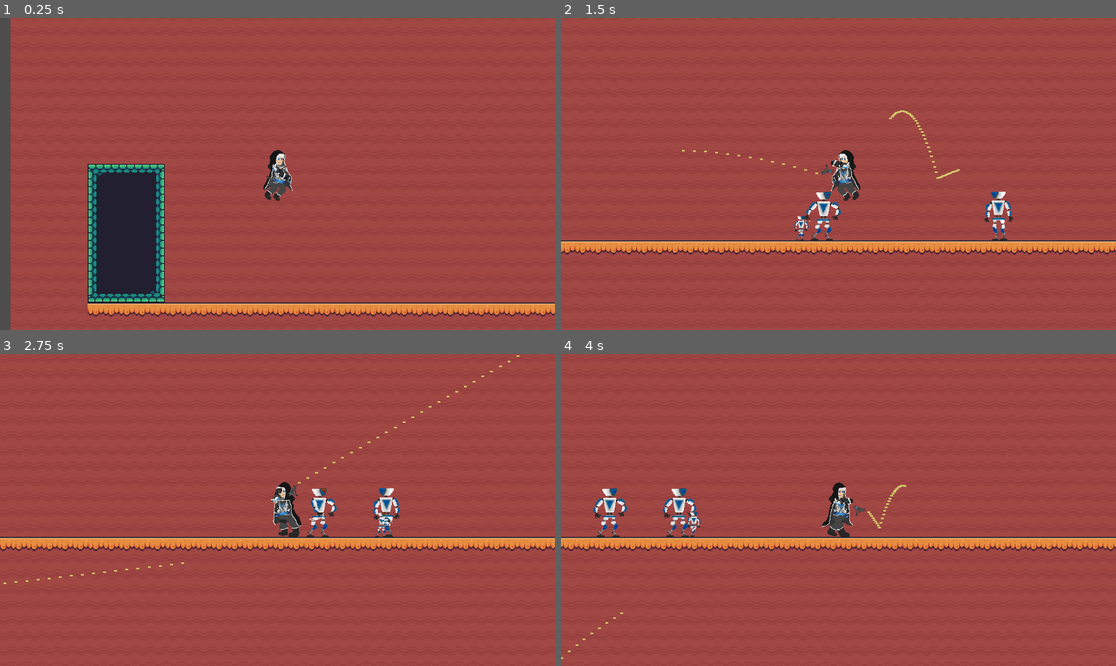
Above: before the commit, frames 1-4 (two rows, left to right).
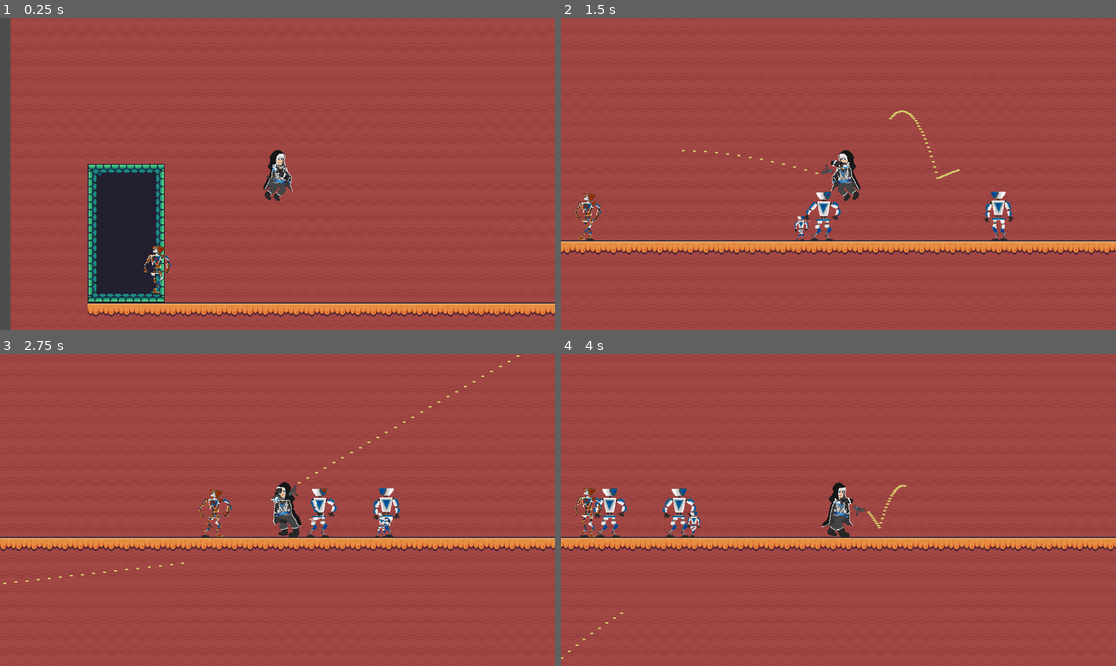
Above: after the commit, the same moments.

Repository: StarCookie256/kill-all-robots-game
Game: Godot game, scene res://scenes/Main/main.tscn
The game is run twice, just before and just after one commit, with the same random seed, the same clock (stepped at 60 frames per second) and the same inputs.
Inputs (mouse positions are in pixels of both pictures, inside the frame that each line leads up to):
- Up to frame 1 (0.25 s): no input
- Up to frame 2 (1.5 s): move the mouse to (960, 158) at 0.52 s; press the mouse at (960, 158) at 0.53 s; hold D (move_right) from 0.53 s (still down); tap W (move_jump) at 0.77 s; move the mouse to (727, 189) at 1.27 s; release the mouse at (727, 189) at 1.28 s; click (727, 189) at 1.35 s
- Up to frame 3 (2.75 s): tap W (move_jump) at 1.52 s; move the mouse to (333, 441) at 2.02 s; release D (move_right) at 2.03 s; press the mouse at (333, 441) at 2.03 s; hold A (move_left) from 2.03 s (still down)
- Up to frame 4 (4 s): move the mouse to (810, 572) at 2.77 s; release A (move_left) at 2.78 s; release the mouse at (810, 572) at 2.78 s; hold D (move_right) from 2.78 s (still down); click (810, 572) at 2.85 s; tap W (move_jump) at 3.02, 3.77 s; move the mouse to (1005, 556) at 3.52 s; press the mouse at (1005, 556) at 3.53 s

The runs differ from the first frame. In frame 1, 0.3% of the frame differs, in the area x 25-31%, y 73-89%; in frame 2, 0.3%; in frame 3, 0.3%, in the area x 35-42%, y 43-59%; in frame 4, 0.3%.

Commit message:
сделал еще одного врага, разобрался с наследованием, надо переделать обычного робота под наследование!!!! (я себе)

Diff:
--- /dev/null
+++ b/scenes/Enemies/Melee Wrecked Robot/melee_wrecked_robot.tscn
@@ -0,0 +1,179 @@
+[gd_scene load_steps=37 format=3 uid="uid://w08f0phyw8wm"]
+
+[ext_resource type="PackedScene" uid="uid://0ptp8qkr0gx6" path="res://scenes/Enemies/enemy_base.tscn" id="1_lxh8y"]
+[ext_resource type="Script" uid="uid://dp00w8gnfa5ee" path="res://scripts/Enemies/Melee Wrecked Robot/melee_wrecked_robot.gd" id="2_obsab"]
+[ext_resource type="Texture2D" uid="uid://n256blw7uifg" path="res://assets/Enemies/Melee Wrecked Robot/Attack/melee_wrecked_robot_attack1.png" id="3_76mp3"]
+[ext_resource type="Texture2D" uid="uid://dyeh16ruteb2o" path="res://assets/Enemies/Melee Wrecked Robot/Attack/melee_wrecked_robot_attack2.png" id="4_5njlc"]
+[ext_resource type="Texture2D" uid="uid://c53rc7si3wur4" path="res://assets/Enemies/Melee Wrecked Robot/Attack/melee_wrecked_robot_attack3.png" id="5_rdrek"]
+[ext_resource type="Texture2D" uid="uid://dcrbd3y78kkdc" path="res://assets/Enemies/Melee Wrecked Robot/Attack/melee_wrecked_robot_attack4.png" id="6_pwcxn"]
+[ext_resource type="Texture2D" uid="uid://bpw64ra1rgaap" path="res://assets/Enemies/Melee Wrecked Robot/Attack/melee_wrecked_robot_attack5.png" id="7_o4gfk"]
+[ext_resource type="Texture2D" uid="uid://3s2tbywhedyh" path="res://assets/Enemies/Melee Wrecked Robot/Attack/melee_wrecked_robot_attack6.png" id="8_3udm0"]
+[ext_resource type="Texture2D" uid="uid://dxsfs5ade20sp" path="res://assets/Enemies/Melee Wrecked Robot/Attack/melee_wrecked_robot_attack7.png" id="9_cblcp"]
+[ext_resource type="Texture2D" uid="uid://bt7h37gwqmexf" path="res://assets/Enemies/Melee Wrecked Robot/Attack/melee_wrecked_robot_attack8.png" id="10_ty1p3"]
+[ext_resource type="Texture2D" uid="uid://dt3557w1qe8lp" path="res://assets/Enemies/Melee Wrecked Robot/Attack/melee_wrecked_robot_attack9.png" id="11_ssm4e"]
+[ext_resource type="Texture2D" uid="uid://cr5f207yr45xe" path="res://assets/Enemies/Melee Wrecked Robot/Attack/melee_wrecked_robot_attack10.png" id="12_rhep3"]
+[ext_resource type="Texture2D" uid="uid://dil7wte1px6f0" path="res://assets/Enemies/Melee Wrecked Robot/Attack/melee_wrecked_robot_attack11.png" id="13_vetcw"]
+[ext_resource type="Texture2D" uid="uid://dgtm8eu6mnoyc" path="res://assets/Enemies/Melee Wrecked Robot/Attack/melee_wrecked_robot_attack12.png" id="14_0qwpn"]
+[ext_resource type="Texture2D" uid="uid://d1jskhgbq376o" path="res://assets/Enemies/Melee Wrecked Robot/Attack/melee_wrecked_robot_attack13.png" id="15_1js4c"]
+[ext_resource type="Texture2D" uid="uid://bn8dt5dl08yml" path="res://assets/Enemies/Melee Wrecked Robot/Attack/melee_wrecked_robot_attack14.png" id="16_30s1u"]
+[ext_resource type="Texture2D" uid="uid://bs2da4f7pnwn4" path="res://assets/Enemies/Melee Wrecked Robot/Attack/melee_wrecked_robot_attack15.png" id="17_8aqge"]
+[ext_resource type="Texture2D" uid="uid://d0omu35btp5gj" path="res://assets/Enemies/Melee Wrecked Robot/Attack/melee_wrecked_robot_attack16.png" id="18_l666w"]
+[ext_resource type="Texture2D" uid="uid://qocme7apnhoi" path="res://assets/Enemies/Melee Wrecked Robot/Attack/melee_wrecked_robot_attack17.png" id="19_7i10c"]
+[ext_resource type="Texture2D" uid="uid://c57gicbgimehk" path="res://assets/Enemies/Melee Wrecked Robot/Death/melee_wrecked_robot_death1.png" id="20_kwfik"]
+[ext_resource type="Texture2D" uid="uid://beps5jtnblmy7" path="res://assets/Enemies/Melee Wrecked Robot/Death/melee_wrecked_robot_death2.png" id="21_rjilc"]
+[ext_resource type="Texture2D" uid="uid://dhhjnn6ug8ru5" path="res://assets/Enemies/Melee Wrecked Robot/Death/melee_wrecked_robot_death3.png" id="22_cawp2"]
+[ext_resource type="Texture2D" uid="uid://dybsa2nwojwqk" path="res://assets/Enemies/Melee Wrecked Robot/Death/melee_wrecked_robot_death4.png" id="23_wao1m"]
+[ext_resource type="Texture2D" uid="uid://djfk5aqeur2fa" path="res://assets/Enemies/Melee Wrecked Robot/Death/melee_wrecked_robot_death5.png" id="24_dsd48"]
+[ext_resource type="Texture2D" uid="uid://bdar5rikrflgl" path="res://assets/Enemies/Melee Wrecked Robot/Death/melee_wrecked_robot_death6.png" id="25_rj4jg"]
+[ext_resource type="Texture2D" uid="uid://c3oup67i7eb4g" path="res://assets/Enemies/Melee Wrecked Robot/Death/melee_wrecked_robot_death7.png" id="26_t0ds4"]
+[ext_resource type="Texture2D" uid="uid://bnkosy2ufy3jf" path="res://assets/Enemies/Melee Wrecked Robot/Death/melee_wrecked_robot_death8.png" id="27_k6qq2"]
+[ext_resource type="Texture2D" uid="uid://c5vkn0sq1w326" path="res://assets/Enemies/Melee Wrecked Robot/Death/melee_wrecked_robot_death9.png" id="28_lm0s7"]
+[ext_resource type="Texture2D" uid="uid://bx52vpt0l6rag" path="res://assets/Enemies/Melee Wrecked Robot/Stay/melee_wrecked_robot_stay.png" id="29_qmtf5"]
+[ext_resource type="Texture2D" uid="uid://u8kwuqlautcc" path="res://assets/Enemies/Melee Wrecked Robot/Walk/melee_wrecked_robot_walk1.png" id="30_gjvx7"]
+[ext_resource type="Texture2D" uid="uid://cxkfpkp5yrhsk" path="res://assets/Enemies/Melee Wrecked Robot/Walk/melee_wrecked_robot_walk2.png" id="31_0gtxn"]
+[ext_resource type="Texture2D" uid="uid://cgoqfg5ip7scw" path="res://assets/Enemies/Melee Wrecked Robot/Walk/melee_wrecked_robot_walk3.png" id="32_3kbcj"]
+[ext_resource type="Texture2D" uid="uid://boc87emyvdat5" path="res://assets/Enemies/Melee Wrecked Robot/Walk/melee_wrecked_robot_walk4.png" id="33_2ulco"]
+
+[sub_resource type="RectangleShape2D" id="RectangleShape2D_67i2u"]
+size = Vector2(68, 98)
+
+[sub_resource type="SpriteFrames" id="SpriteFrames_tsmgn"]
+animations = [{
+"frames": [{
+"duration": 1.0,
+"texture": ExtResource("3_76mp3")
+}, {
+"duration": 1.0,
+"texture": ExtResource("4_5njlc")
+}, {
+"duration": 1.0,
+"texture": ExtResource("5_rdrek")
+}, {
+"duration": 1.0,
+"texture": ExtResource("6_pwcxn")
+}, {
+"duration": 1.0,
+"texture": ExtResource("7_o4gfk")
+}, {
+"duration": 1.0,
+"texture": ExtResource("8_3udm0")
+}, {
+"duration": 1.0,
+"texture": ExtResource("9_cblcp")
+}, {
+"duration": 1.0,
+"texture": ExtResource("10_ty1p3")
+}, {
+"duration": 1.0,
+"texture": ExtResource("11_ssm4e")
+}, {
+"duration": 1.0,
+"texture": ExtResource("12_rhep3")
+}, {
+"duration": 1.0,
+"texture": ExtResource("13_vetcw")
+}, {
+"duration": 1.0,
+"texture": ExtResource("14_0qwpn")
+}, {
+"duration": 1.0,
+"texture": ExtResource("15_1js4c")
+}, {
+"duration": 1.0,
+"texture": ExtResource("16_30s1u")
+}, {
+"duration": 1.0,
+"texture": ExtResource("17_8aqge")
+}, {
+"duration": 1.0,
+"texture": ExtResource("18_l666w")
+}, {
+"duration": 1.0,
+"texture": ExtResource("19_7i10c")
+}],
+"loop": false,
+"name": &"Attack",
+"speed": 14.0
+}, {
+"frames": [{
+"duration": 1.0,
+"texture": ExtResource("20_kwfik")
+}, {
+"duration": 1.0,
+"texture": ExtResource("21_rjilc")
+}, {
+"duration": 1.0,
+"texture": ExtResource("22_cawp2")
+}, {
+"duration": 1.0,
+"texture": ExtResource("23_wao1m")
+}, {
+"duration": 1.0,
+"texture": ExtResource("24_dsd48")
+}, {
+"duration": 1.0,
+"texture": ExtResource("25_rj4jg")
+}, {
+"duration": 1.0,
+"texture": ExtResource("26_t0ds4")
+}, {
+"duration": 1.0,
+"texture": ExtResource("27_k6qq2")
+}, {
+"duration": 1.0,
+"texture": ExtResource("28_lm0s7")
+}],
+"loop": false,
+"name": &"Death",
+"speed": 11.0
+}, {
+"frames": [{
+"duration": 1.0,
+"texture": ExtResource("29_qmtf5")
+}],
+"loop": true,
+"name": &"Stay",
+"speed": 5.0
+}, {
+"frames": [{
+"duration": 1.0,
+"texture": ExtResource("30_gjvx7")
+}, {
+"duration": 1.0,
+"texture": ExtResource("31_0gtxn")
+}, {
+"duration": 1.0,
+"texture": ExtResource("32_3kbcj")
+}, {
+"duration": 1.0,
+"texture": ExtResource("33_2ulco")
+}],
+"loop": true,
+"name": &"Walk",
+"speed": 9.0
+}]
+
+[sub_resource type="RectangleShape2D" id="RectangleShape2D_lxh8y"]
+size = Vector2(55, 75)
+
+[node name="MeleeWreckedRobot" instance=ExtResource("1_lxh8y")]
+script = ExtResource("2_obsab")
+
+[node name="CollisionShape2D" parent="." index="0"]
+position = Vector2(3, 36)
+shape = SubResource("RectangleShape2D_67i2u")
+
+[node name="AnimatedSprite2D" type="AnimatedSprite2D" parent="." index="1"]
+sprite_frames = SubResource("SpriteFrames_tsmgn")
+animation = &"Attack"
+frame = 16
+frame_progress = 1.0
+
+[node name="Hit" type="Area2D" parent="AnimatedSprite2D" index="0"]
+
+[node name="CollisionShape2D" type="CollisionShape2D" parent="AnimatedSprite2D/Hit" index="0"]
+position = Vector2(40.5, 12.5)
+shape = SubResource("RectangleShape2D_lxh8y")
+
+[connection signal="body_shape_entered" from="AnimatedSprite2D/Hit" to="." method="_on_hit_body_shape_entered"]
+[connection signal="body_shape_exited" from="AnimatedSprite2D/Hit" to="." method="_on_hit_body_shape_exited"]
--- /dev/null
+++ b/scenes/Enemies/enemy_base.tscn
@@ -0,0 +1,11 @@
+[gd_scene load_steps=3 format=3 uid="uid://0ptp8qkr0gx6"]
+
+[ext_resource type="Script" uid="uid://ieujenpf7ljl" path="res://scripts/Enemies/enemy_base.gd" id="1_h8mu4"]
+
+[sub_resource type="RectangleShape2D" id="RectangleShape2D_h8mu4"]
+
+[node name="EnemyBase" type="CharacterBody2D"]
+script = ExtResource("1_h8mu4")
+
+[node name="CollisionShape2D" type="CollisionShape2D" parent="."]
+shape = SubResource("RectangleShape2D_h8mu4")
--- a/scenes/Main/main.tscn
+++ b/scenes/Main/main.tscn
@@ -1,9 +1,10 @@
-[gd_scene load_steps=7 format=4 uid="uid://b73gu1pv76j3q"]
+[gd_scene load_steps=8 format=4 uid="uid://b73gu1pv76j3q"]
 
 [ext_resource type="PackedScene" uid="uid://dyjun80rdi4fu" path="res://scenes/Character/Player/player.tscn" id="1_gol0p"]
 [ext_resource type="Texture2D" uid="uid://bdpj1y4wjmpca" path="res://assets/Terrain/Terrain (16x16).png" id="2_br8qb"]
 [ext_resource type="PackedScene" uid="uid://cy6mdk5r4g8u5" path="res://scenes/Enemies/Robots/robot.tscn" id="3_px18m"]
 [ext_resource type="PackedScene" uid="uid://b8rrpusgigwru" path="res://scenes/Enemies/Melee Normal Robot/melee_normal_robot.tscn" id="4_8gcrf"]
+[ext_resource type="PackedScene" uid="uid://w08f0phyw8wm" path="res://scenes/Enemies/Melee Wrecked Robot/melee_wrecked_robot.tscn" id="5_rdp1x"]
 
 [sub_resource type="TileSetAtlasSource" id="TileSetAtlasSource_px18m"]
 texture = ExtResource("2_br8qb")
@@ -192,3 +193,9 @@
 scale = Vector2(0.5, 0.5)
 collision_layer = 2
 collision_mask = 4
+
+[node name="MeleeWreckedRobot" parent="." instance=ExtResource("5_rdp1x")]
+position = Vector2(25, 321)
+scale = Vector2(0.5, 0.5)
+collision_layer = 2
+collision_mask = 4
--- /dev/null
+++ b/scripts/Enemies/Melee Wrecked Robot/melee_wrecked_robot.gd
@@ -0,0 +1,23 @@
+extends "res://scripts/Enemies/enemy_base.gd"
+
+func _attack() -> void:
+	print("Попался халяль")
+
+	while !playerExited:
+		sprite.play("Attack")
+		await sprite.animation_finished
+		sprite.stop()
+
+
+func _on_hit_body_shape_entered(_body_rid: RID, _body: Node2D, _body_shape_index: int, _local_shape_index: int) -> void:
+	if _body is Player:
+		playerExited = false # игрок еще находится в зоне атаки
+		stopAll = true
+
+		await _attack()
+
+		stopAll = false
+
+
+func _on_hit_body_shape_exited(_body_rid: RID, _body: Node2D, _body_shape_index: int, _local_shape_index: int) -> void:
+	playerExited = true # игрок вышел из зоны
Not shown, changed: assets/Enemies/Melee Wrecked Robot/Attack/melee_wrecked_robot_attack1.png.import
Not shown, changed: assets/Enemies/Melee Wrecked Robot/Attack/melee_wrecked_robot_attack10.png.import
Not shown, changed: assets/Enemies/Melee Wrecked Robot/Attack/melee_wrecked_robot_attack11.png.import
Not shown, changed: assets/Enemies/Melee Wrecked Robot/Attack/melee_wrecked_robot_attack12.png.import
Not shown, changed: assets/Enemies/Melee Wrecked Robot/Attack/melee_wrecked_robot_attack13.png.import
Not shown, changed: assets/Enemies/Melee Wrecked Robot/Attack/melee_wrecked_robot_attack14.png.import
Not shown, changed: assets/Enemies/Melee Wrecked Robot/Attack/melee_wrecked_robot_attack15.png.import
Not shown, changed: assets/Enemies/Melee Wrecked Robot/Attack/melee_wrecked_robot_attack16.png.import
Not shown, changed: assets/Enemies/Melee Wrecked Robot/Attack/melee_wrecked_robot_attack17.png.import
Not shown, changed: assets/Enemies/Melee Wrecked Robot/Attack/melee_wrecked_robot_attack2.png.import
Not shown, changed: assets/Enemies/Melee Wrecked Robot/Attack/melee_wrecked_robot_attack3.png.import
Not shown, changed: assets/Enemies/Melee Wrecked Robot/Attack/melee_wrecked_robot_attack4.png.import
(and 20 more such lines)
